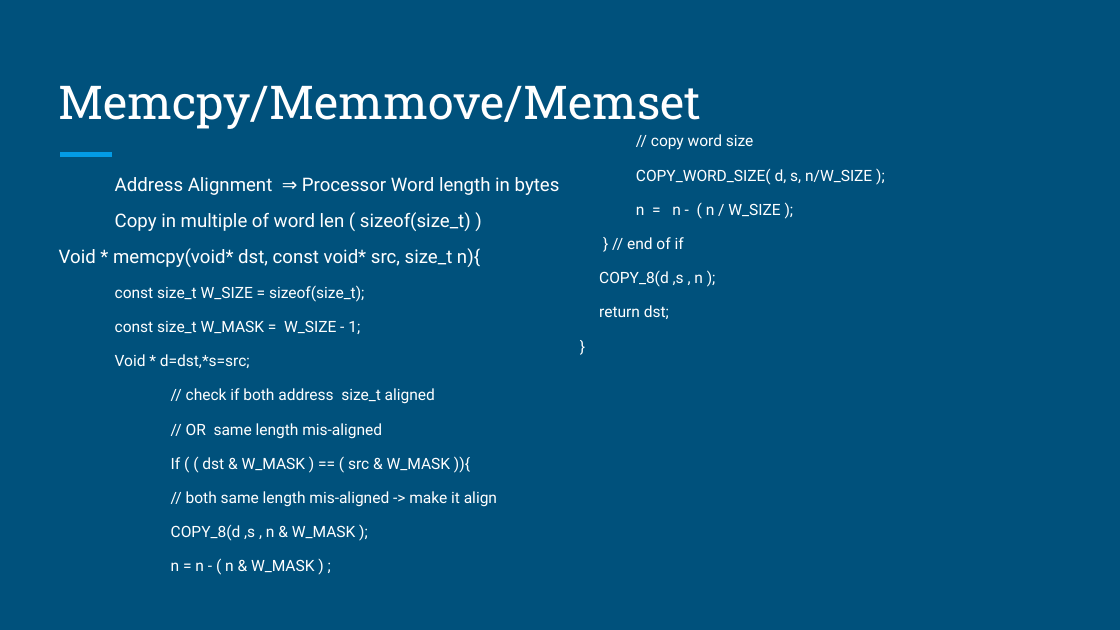
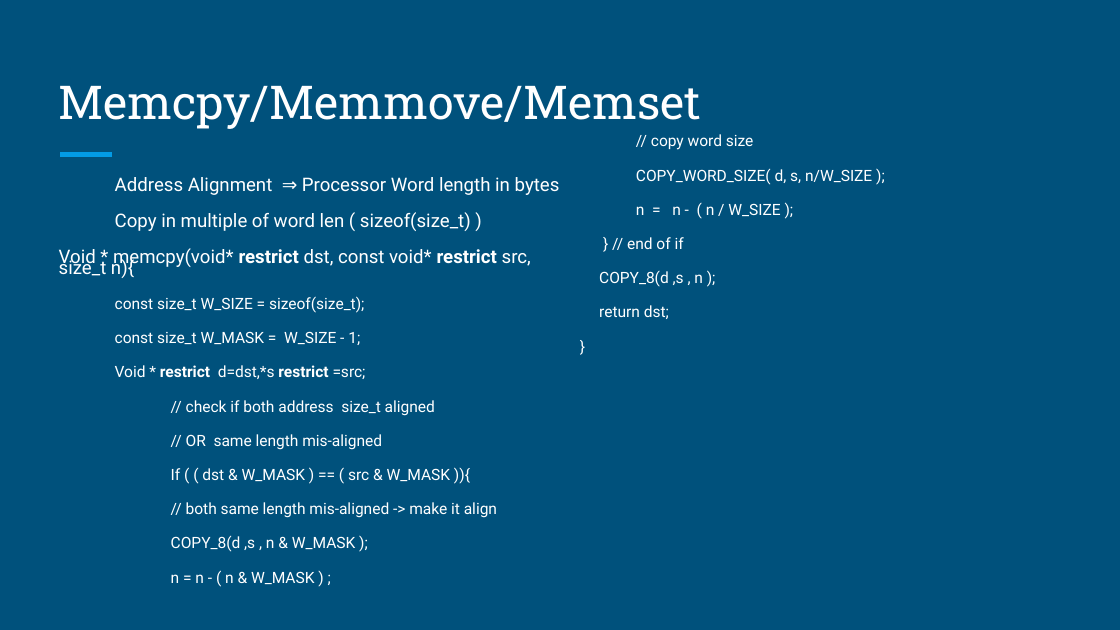
Before and after one commit to jayeshpatel8/Linux-Kernel_U-boot, a slide deck: slide 17 of Linux_Kernel.pptx. Drawn at 1120x630 pixels with LibreOffice and Linux fonts; fonts in the diff are those of the drawing. Boxes give left, top, right and bottom in pixels: in the first picture for what was removed or moved away, otherwise in the second. Text is boxed around its words. In the diff, an @@ line names an element or a change of style, - is before the commit and + after.

```diff
--- a/Linux_Kernel.pptx
+++ b/Linux_Kernel.pptx
@@ text at bbox=[59, 248, 531, 278]: text changed @@
-Void * memcpy(void* dst, const void* src, size_t n){
+Void * memcpy(void* restrict dst, const void* restrict src, size_t n){
@@ text at bbox=[115, 365, 366, 379]: text changed @@
-Void * d=dst,*s=src;
+Void * restrict d=dst,*s restrict =src;
```
Also in this commit, not shown: 2 other slides changed, 3 slides added.
